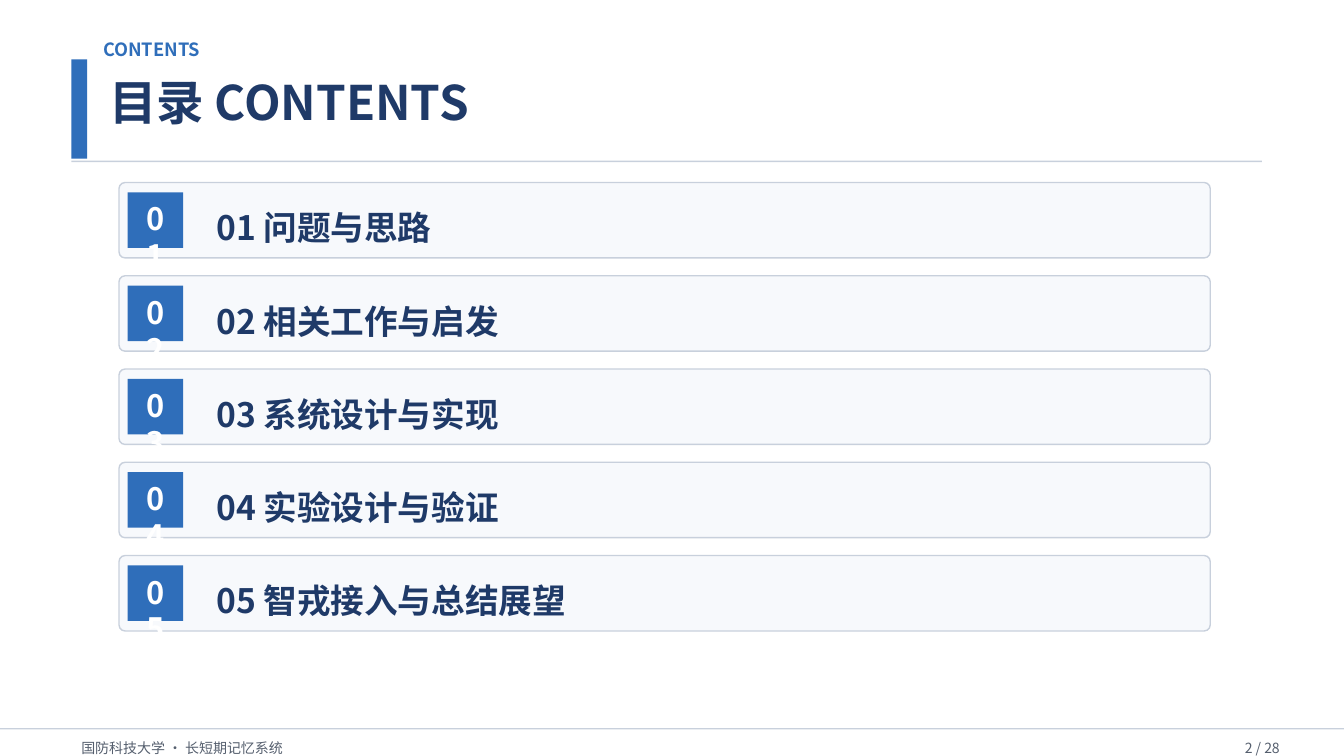
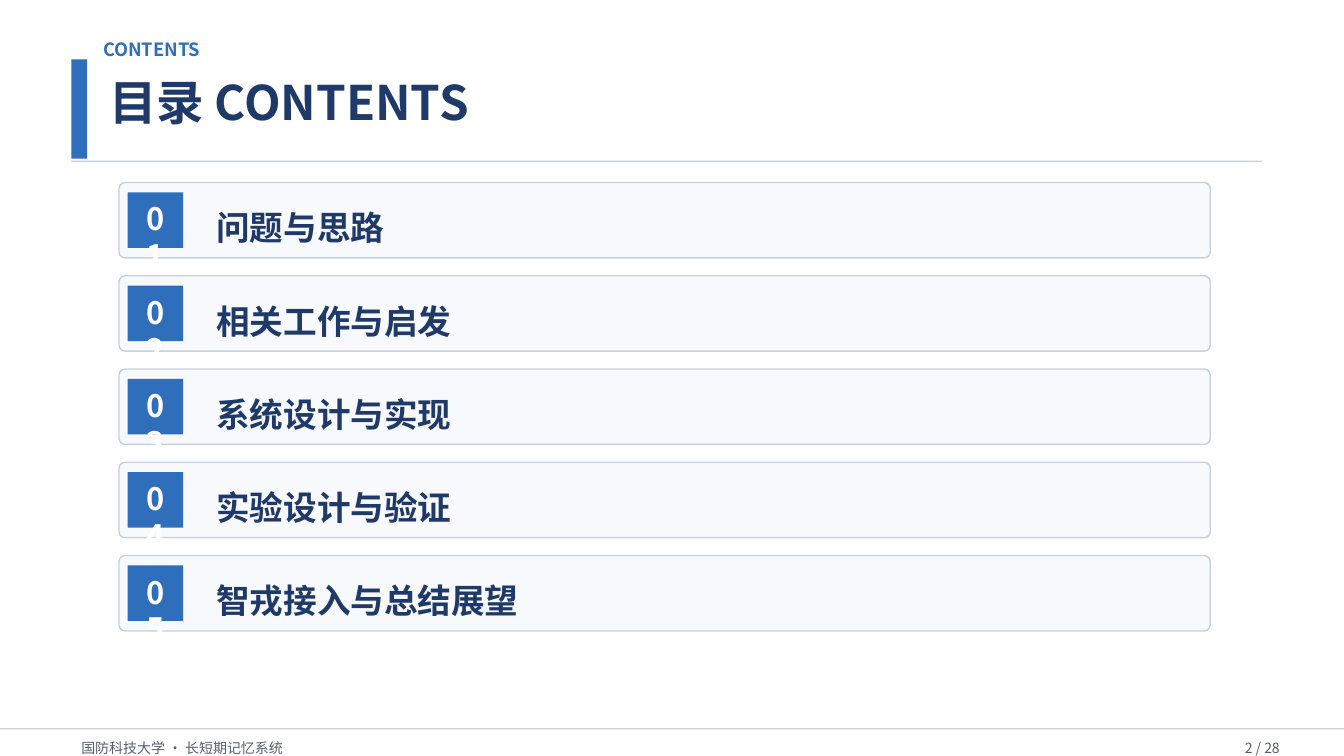
Before and after one commit to Outer-nebula-observer/yz-03, a slide deck: slide 2 of 汇报PPT/最终汇报成果.pptx. Drawn at 1344x756 pixels with LibreOffice and Linux fonts; fonts in the diff are those of the drawing. Boxes give left, top, right and bottom in pixels: in the first picture for what was removed or moved away, otherwise in the second. Text is boxed around its words. In the diff, an @@ line names an element or a change of style, - is before the commit and + after.

Commit message:
fix(ppt): 恢复封面/目录为手动调整版——去掉目录章节名重复的 01/02 前缀

```diff
--- a/汇报PPT/最终汇报成果.pptx
+++ b/汇报PPT/最终汇报成果.pptx
@@ text at box(216, 211, 384, 243): text changed @@
-01 问题与思路
+问题与思路
@@ text at box(216, 305, 451, 337): text changed @@
-02 相关工作与启发
+相关工作与启发
@@ text at box(216, 398, 451, 430): text changed @@
-03 系统设计与实现
+系统设计与实现
@@ text at box(216, 491, 451, 523): text changed @@
-04 实验设计与验证
+实验设计与验证
@@ text at box(216, 584, 518, 616): text changed @@
-05 智戎接入与总结展望
+智戎接入与总结展望
```
Also in this commit, not shown: 1 other file.
